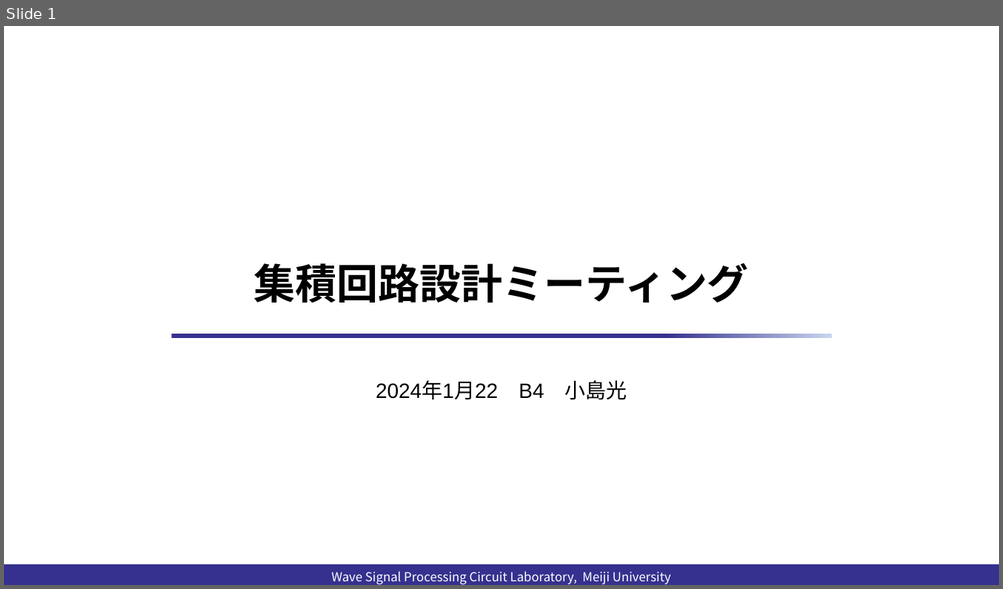
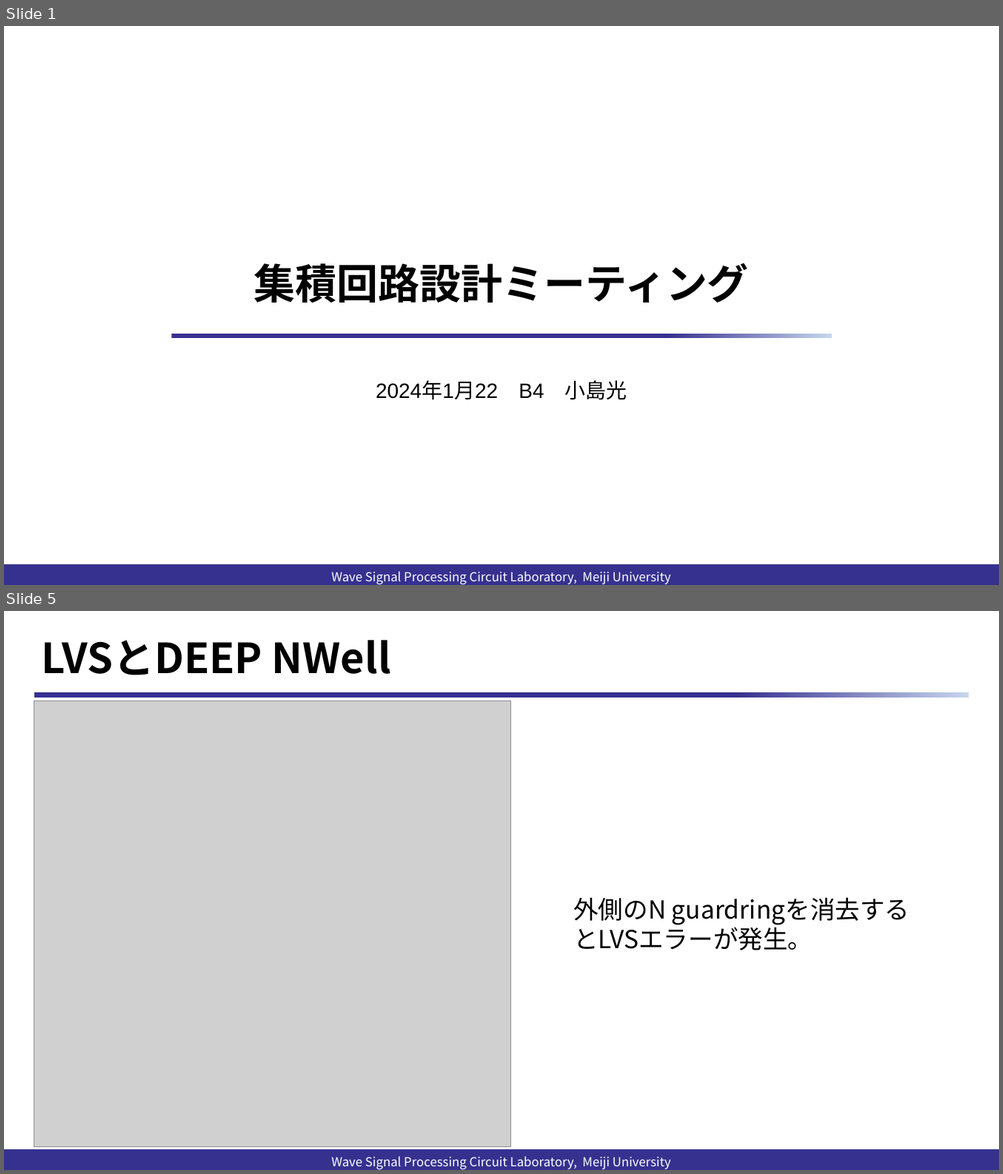
Before and after one commit to kjm-desktop10400/reserch, a slide deck: folded_gilbert/試作/20240122/集積回路設計ミーティング.pptx. Shown one above the other, each under a label of ours: slide 1 before the commit, slides 1 and 5 after it; the slides between them are not shown. The pictures are 1003x589 and 1003x1174 pixels, drawn with LibreOffice and Linux fonts; fonts in the diff are those of the drawing; grey boxes stand for pictures; background and template pictures are left out. Boxes give left, top, right and bottom in pixels: in the first picture for what was removed or moved away, otherwise in the second. Text is boxed around its words. In the diff, an @@ line names an element or a change of style, - is before the commit and + after.

```diff
--- a/folded_gilbert/試作/20240122/集積回路設計ミーティング.pptx
+++ b/folded_gilbert/試作/20240122/集積回路設計ミーティング.pptx
@@ slide 5 added at [4,611,999,1170], background #FFFFFF; not listed: 1 template element that a slide beside it also shows @@
@@ title added at [42,640,391,675], 40 pt, text #000000, bold @@
+LVSとDEEP NWell
@@ rectangle added at [34,692,969,698], fill gradient #36318F to #C7D5ED @@
@@ picture added at [34,701,511,1147] @@
@@ text added at [573,897,812,951], 24 pt, text #000000 @@
+外側のN guardringを消去するとLVSエラーが発生。
@@ text added at [331,1156,671,1170], 12 pt, text #FFFFFF @@
+Wave Signal Processing Circuit Laboratory, Meiji University
```
Also in this commit, not shown: 1 slide changed, 3 other slides added, 33 other files.
